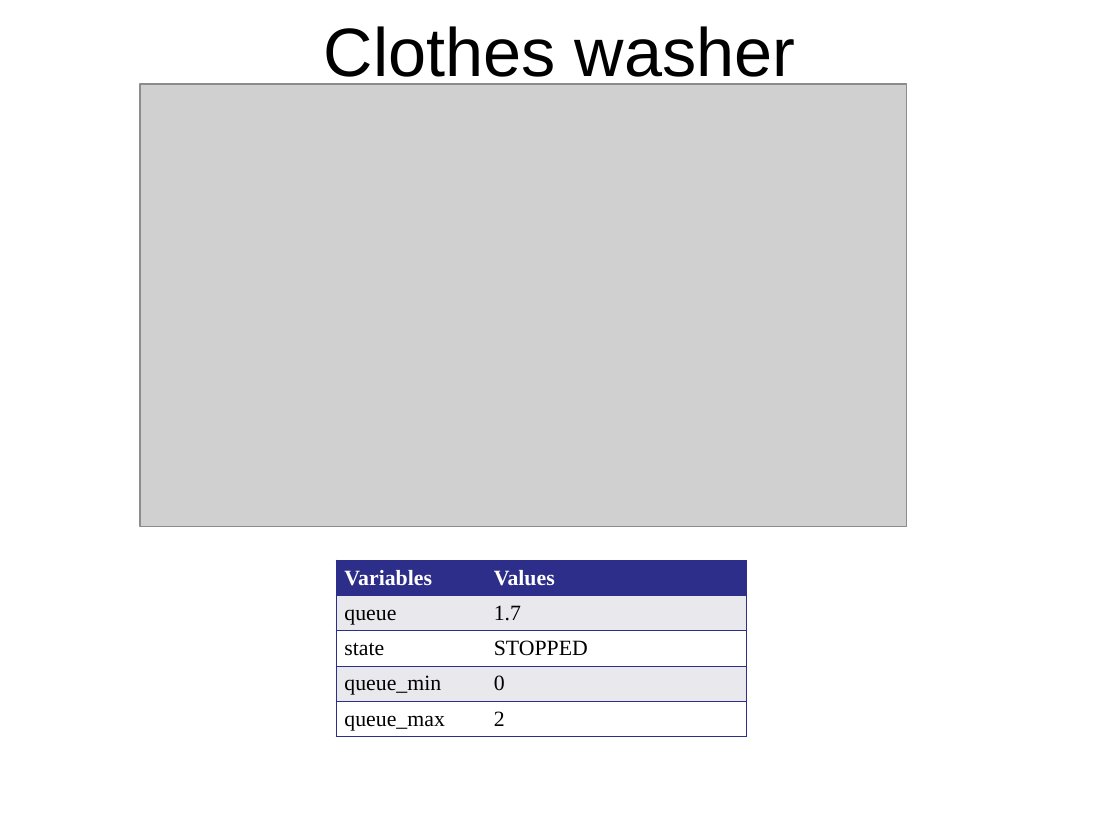
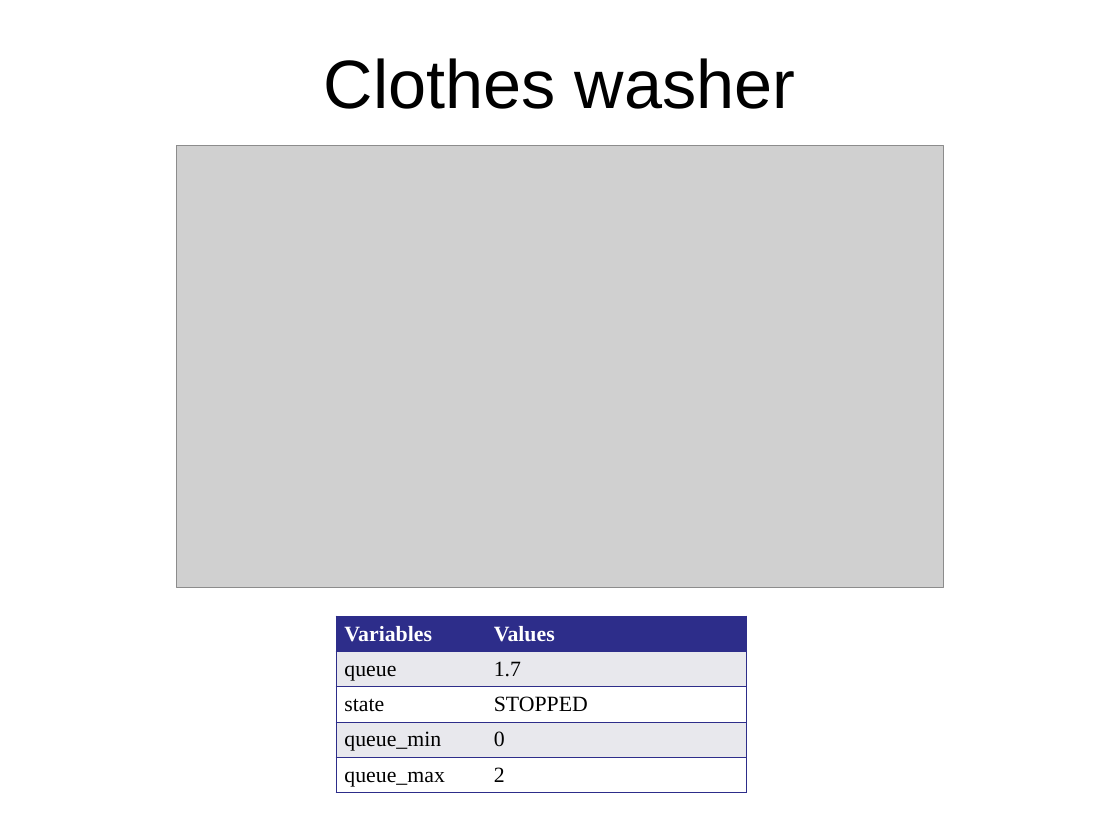
Before and after one commit to gridlab-d/course, a slide deck: slide 36 of ThreeDayCourse_v22/Day2/3.2 - Residential.ppt. Drawn at 1120x840 pixels with LibreOffice and Linux fonts; fonts in the diff are those of the drawing; grey boxes stand for pictures; background and template pictures are left out. Boxes give left, top, right and bottom in pixels: in the first picture for what was removed or moved away, otherwise in the second. Text is boxed around its words. In the diff, an @@ line names an element or a change of style, - is before the commit and + after.

```diff
--- a/ThreeDayCourse_v22/Day2/3.2 - Residential.ppt
+++ b/ThreeDayCourse_v22/Day2/3.2 - Residential.ppt
@@ title "Clothes washer" rewrapped from (x1=324, y1=26, x2=796, y2=89) to (x1=324, y1=58, x2=796, y2=109) @@
@@ picture moved from (x1=140, y1=84, x2=907, y2=526) to (x1=177, y1=146, x2=944, y2=588) @@
@@ table moved from (x1=336, y1=560, x2=746, y2=735) to (x1=336, y1=616, x2=746, y2=791) @@
```
Also in this commit, not shown: 22 other slides changed.
